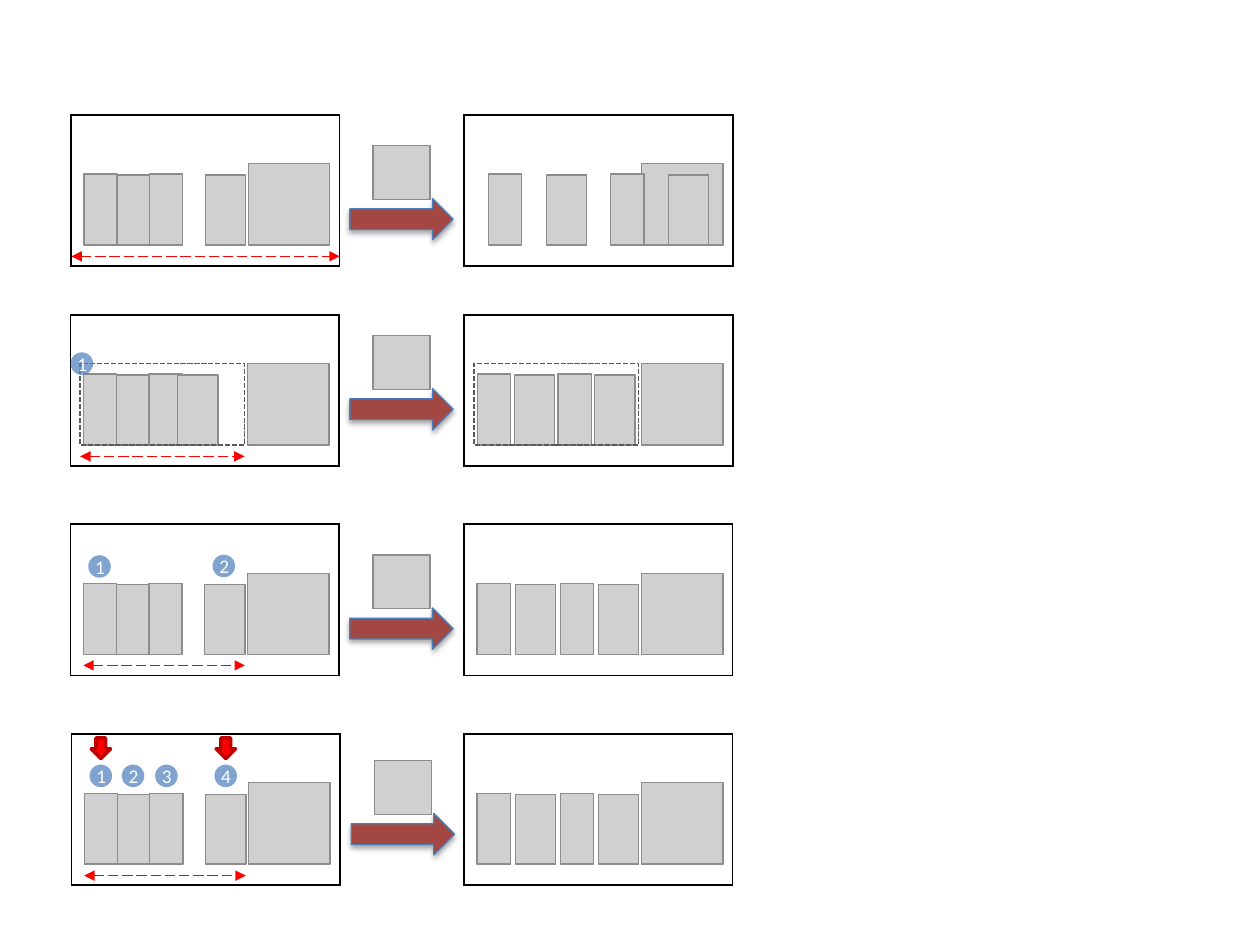
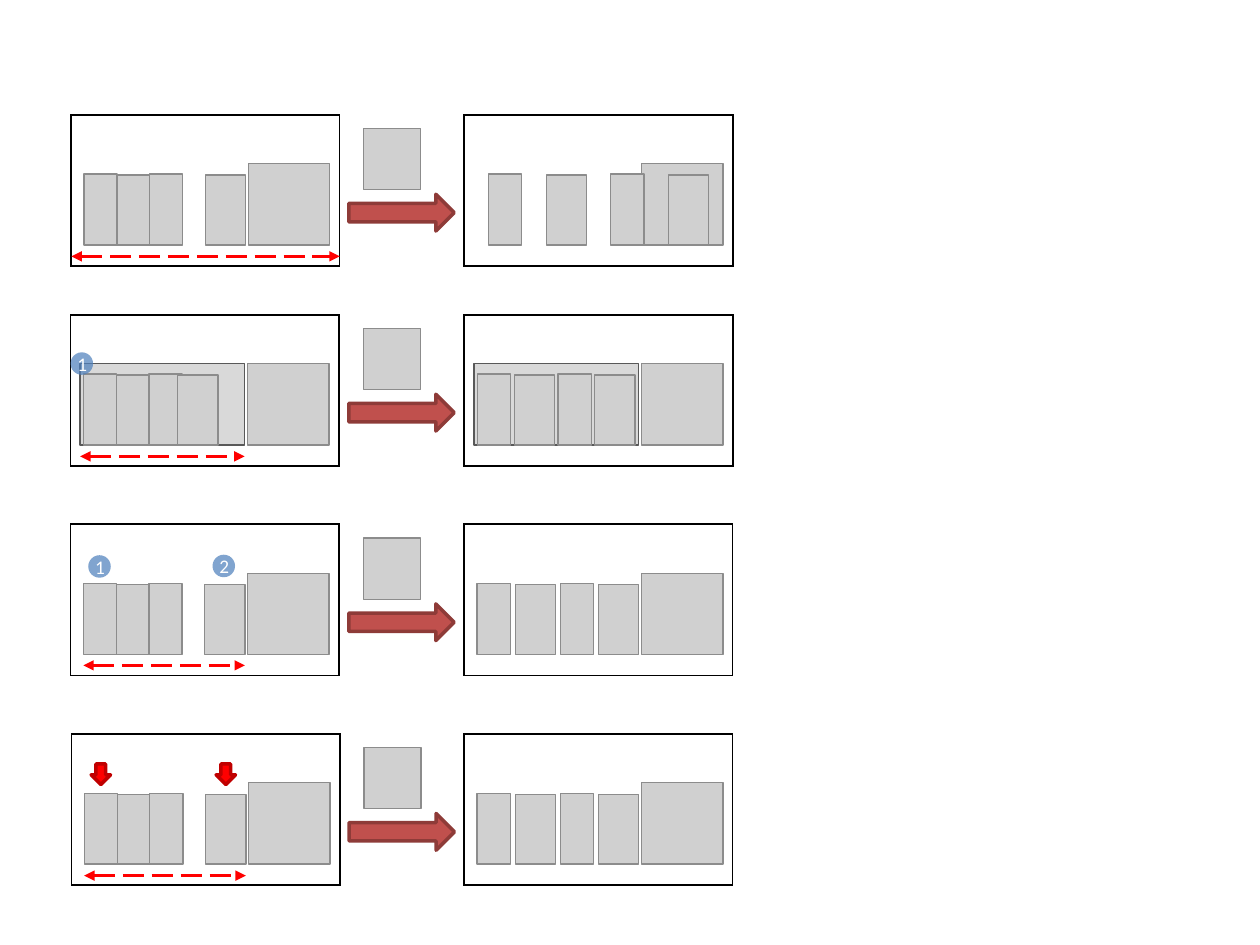
Before and after one commit to PowerPointLabs/PowerPointLabs, a slide deck: slide 15 of doc/Examples-PositionsLab.pptx (slide 12 before the commit). Drawn at 1260x945 pixels with LibreOffice and Linux fonts; fonts in the diff are those of the drawing; grey boxes stand for pictures. Boxes give left, top, right and bottom in pixels: in the first picture for what was removed or moved away, otherwise in the second. Text is boxed around its words. In the diff, an @@ line names an element or a change of style, - is before the commit and + after.

```diff
--- a/doc/Examples-PositionsLab.pptx
+++ b/doc/Examples-PositionsLab.pptx
@@ picture added at (364, 129, 421, 190) @@
@@ picture removed at (373, 146, 430, 200) @@
@@ fill #A34742 to #C0504D; outline #4B7EBC 0.75 pt to #8E3B39 2 pt; shadow off in 4 elements at (349, 814, 455, 850), (349, 394, 455, 431), (349, 604, 455, 640), (349, 194, 455, 231) @@
@@ right arrow: place and size @@
-right arrow at (350, 199, 454, 241)
+right arrow at (349, 194, 455, 231)
@@ double arrow (72, 256) - (340, 256): stroke #FF0000 0.75 pt dashed to #FF0000 1.5 pt dashed @@
@@ picture: place and size @@
-picture at (373, 335, 430, 389)
+picture at (364, 329, 421, 391)
@@ rectangle at (81, 364, 246, 446): fill none to #D9D9D9; outline #595959 1 pt dashed to #595959 1 pt @@
@@ rectangle at (474, 364, 639, 446): fill none to #D9D9D9; outline #595959 1 pt dashed to #595959 1 pt @@
@@ right arrow: place and size @@
-right arrow at (350, 388, 454, 430)
+right arrow at (349, 394, 455, 431)
@@ double arrow (81, 456) - (244, 456): stroke #FF0000 0.75 pt dashed to #FF0000 1.5 pt dashed @@
@@ picture added at (364, 538, 421, 600) @@
@@ picture removed at (373, 556, 430, 610) @@
@@ right arrow: place and size @@
-right arrow at (350, 607, 454, 649)
+right arrow at (349, 604, 455, 640)
@@ double arrow (83, 665) - (244, 665): stroke #FF0000 0.75 pt dashed to #FF0000 1.5 pt dashed @@
@@ picture: place and size @@
-picture at (374, 761, 431, 815)
+picture at (364, 747, 421, 809)
@@ ellipse removed at (89, 765, 112, 788) @@
-1
@@ right arrow: place and size @@
-right arrow at (91, 738, 110, 758)
+right arrow at (91, 764, 110, 784)
@@ ellipse removed at (122, 765, 145, 788) @@
-2
@@ ellipse removed at (155, 765, 178, 788) @@
-3
@@ ellipse removed at (214, 765, 237, 788) @@
-4
@@ right arrow: place and size @@
-right arrow at (216, 738, 235, 758)
+right arrow at (216, 764, 235, 784)
@@ right arrow: place and size @@
-right arrow at (352, 814, 455, 856)
+right arrow at (349, 814, 455, 850)
@@ double arrow (84, 876) - (246, 876): stroke #FF0000 0.75 pt dashed to #FF0000 1.5 pt dashed @@
```
Also in this commit, not shown: 17 other slides changed, 6 slides added, 10 other files.
